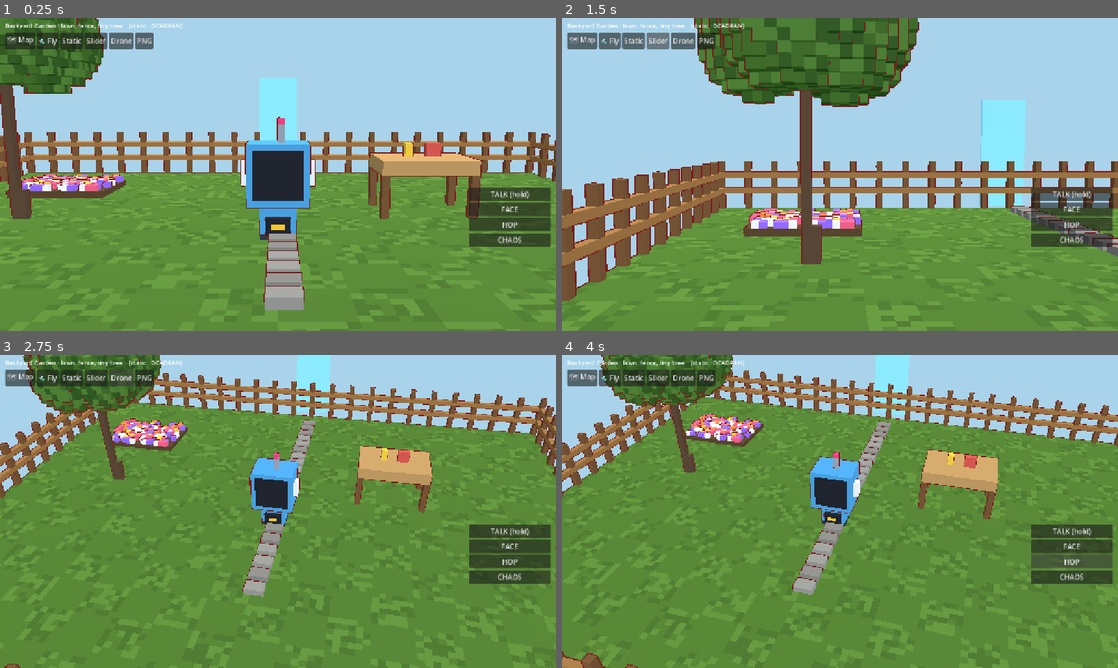
Above: before the commit, frames 1-4 (two rows, left to right).
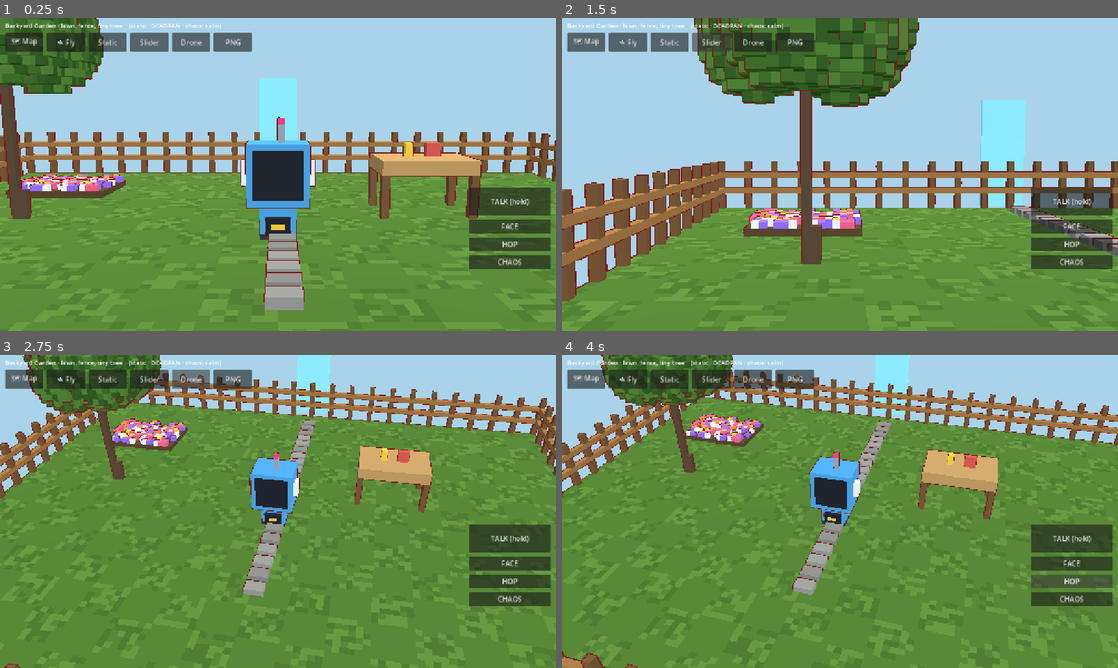
Above: after the commit, the same moments.

Repository: vstruminikovski/galaughxy
Game: Godot game, scene res://Main.tscn
The game is run twice, just before and just after one commit, with the same random seed, the same clock (stepped at 60 frames per second) and the same inputs.
Inputs:
- Up to frame 1 (0.25 s): no input
- Up to frame 2 (1.5 s): click "Static" at 0.5 s; click "Slider" at 1.25 s
- Up to frame 3 (2.75 s): click "Drone" at 2 s
- Up to frame 4 (4 s): click "PNG" at 2.75 s; click "HOP" at 3.5 s

The runs differ from the first frame. In frame 1, 3.5% of the frame differs, in the area x 1-99%, y 1-81%; in frame 2, 3.4%; in frame 3, 3.5%; in frame 4, 3.5%.

Commit message:
Polish: hop animation fix, joystick feedback, bigger touch targets, chaos status in HUD, HUD spacing
Co-Authored-By: Claude Haiku 5.5 <noreply@anthropic.com>

Diff:
--- a/godot/scripts/Main.gd
+++ b/godot/scripts/Main.gd
@@ -41,6 +41,7 @@
 var actor_yaw := 0.0
 var actor_moving := 0.0
 var actor_hop := 0.0
+var hop_lift := 0.0
 var jaw := 0.0
 var expr_i := 0
 var talk := false
@@ -64,6 +65,7 @@
 var look_id := -1
 var last_look := Vector2.ZERO
 var test_runner: SelfTest
+var joy_pad: JoyPad
 
 func _ready() -> void:
 	_setup_environment()
@@ -302,8 +304,6 @@
 # ── per frame ─────────────────────────────────────────────────────────────────────
 func _process(dt: float) -> void:
 	t += dt
-	if rig == "slider" and Input.is_key_pressed(KEY_NONE):
-		pass
 	# look drag (camera orbit or fly turn)
 	if rig == "free":
 		fly_yaw -= look.x * 0.004
@@ -348,7 +348,7 @@
 		var water_h := flood * 0.5
 		var swim := water_h > ground + 0.12
 		actor.position.y = (water_h - 0.17) if swim else ground + actor_hop
-		actor_hop = maxf(0.0, sin(t * 9.0)) * 0.13 * actor_moving
+		actor_hop = maxf(0.0, sin(t * 9.0)) * 0.13 * actor_moving + hop_lift
 
 func _bounds() -> Rect2:
 	match scene_name:
@@ -470,6 +470,9 @@
 				joy_id = event.index if event is InputEventScreenTouch else 0
 				joy_origin = pos
 				joy_vec = Vector2.ZERO
+				joy_pad.origin = pos
+				joy_pad.knob = pos
+				joy_pad.active = true
 			elif pos.x >= vp.x * 0.42 and look_id == -1 and not _over_button(pos):
 				look_id = event.index if event is InputEventScreenTouch else 0
 				last_look = pos
@@ -477,6 +480,7 @@
 			if (event.index if event is InputEventScreenTouch else 0) == joy_id:
 				joy_id = -1
 				joy_vec = Vector2.ZERO
+				joy_pad.active = false
 			if (event.index if event is InputEventScreenTouch else 0) == look_id:
 				look_id = -1
 	elif event is InputEventScreenDrag or (event is InputEventMouseMotion and look_id != -1):
@@ -484,6 +488,7 @@
 		if idx == joy_id:
 			var d: Vector2 = event.position - joy_origin
 			joy_vec = d.limit_length(70.0) / 70.0
+			joy_pad.knob = joy_pad.origin + d.limit_length(70.0)
 		elif idx == look_id:
 			var rel: Vector2 = event.position - last_look
 			look += rel
@@ -501,8 +506,8 @@
 func _hop() -> void:
 	if actor_kind == "frog":
 		var tw := create_tween()
-		tw.tween_property(self, "actor_hop", 0.55, 0.22).set_ease(Tween.EASE_OUT)
-		tw.tween_property(self, "actor_hop", 0.0, 0.26)
+		tw.tween_property(self, "hop_lift", 0.22, 0.22).set_ease(Tween.EASE_OUT)
+		tw.tween_property(self, "hop_lift", 0.0, 0.26)
 
 func _save_png() -> void:
 	var img := get_viewport().get_texture().get_image()
@@ -520,18 +525,25 @@
 	hud_label.position = Vector2(12, 8)
 	hud_label.add_theme_font_size_override("font_size", 14)
 	layer.add_child(hud_label)
+	joy_pad = JoyPad.new()
+	joy_pad.mouse_filter = Control.MOUSE_FILTER_IGNORE
+	joy_pad.set_anchors_preset(Control.PRESET_FULL_RECT)
+	layer.add_child(joy_pad)
 	# top-left: map, fly, rig
 	var row := HBoxContainer.new()
 	row.position = Vector2(12, 34)
+	row.add_theme_constant_override("separation", 8)
 	layer.add_child(row)
 	for entry in [["🗺 Map", "m"], ["🛸 Fly", "n"], ["Static", "z"], ["Slider", "x"], ["Drone", "c"], ["PNG", "p"]]:
 		var b := Button.new()
 		b.text = entry[0]
+		b.custom_minimum_size = Vector2(88, 44)
 		b.pressed.connect(func(): _key_pressed(entry[1]))
 		row.add_child(b)
 		hud_buttons.append(b)
 	# bottom-right: action buttons
 	var acts := VBoxContainer.new()
+	acts.add_theme_constant_override("separation", 10)
 	acts.anchor_left = 1.0
 	acts.anchor_top = 1.0
 	acts.anchor_right = 1.0
@@ -543,6 +555,7 @@
 	layer.add_child(acts)
 	var talk_b := Button.new()
 	talk_b.text = "TALK (hold)"
+	talk_b.custom_minimum_size = Vector2(180, 64)
 	talk_b.button_down.connect(func(): talk = true)
 	talk_b.button_up.connect(func(): talk = false)
 	acts.add_child(talk_b)
@@ -602,4 +615,19 @@
 	if not SCENES.has(scene_name):
 		return
 	var info: Dictionary = SCENES[scene_name]
-	hud_label.text = "%s · %s    [%s · %s]" % [info["title"], info["tag"], rig, EXPRS[expr_i]]
+	var chaos: String = ["calm", "drip", "surge", "FLOOD"][stage]
+	hud_label.text = "%s · %s    [%s · %s · chaos: %s]" % [info["title"], info["tag"], rig, EXPRS[expr_i], chaos]
+
+## Draws the floating joystick while a thumb is on the left half.
+class JoyPad:
+	extends Control
+	var origin := Vector2.ZERO
+	var knob := Vector2.ZERO
+	var active := false
+
+	func _draw() -> void:
+		if not active:
+			return
+		draw_circle(origin, 70.0, Color(1, 1, 1, 0.12))
+		draw_arc(origin, 70.0, 0, TAU, 48, Color(1, 1, 1, 0.45), 2.0)
+		draw_circle(knob, 26.0, Color(0.22, 0.9, 1.0, 0.7))
